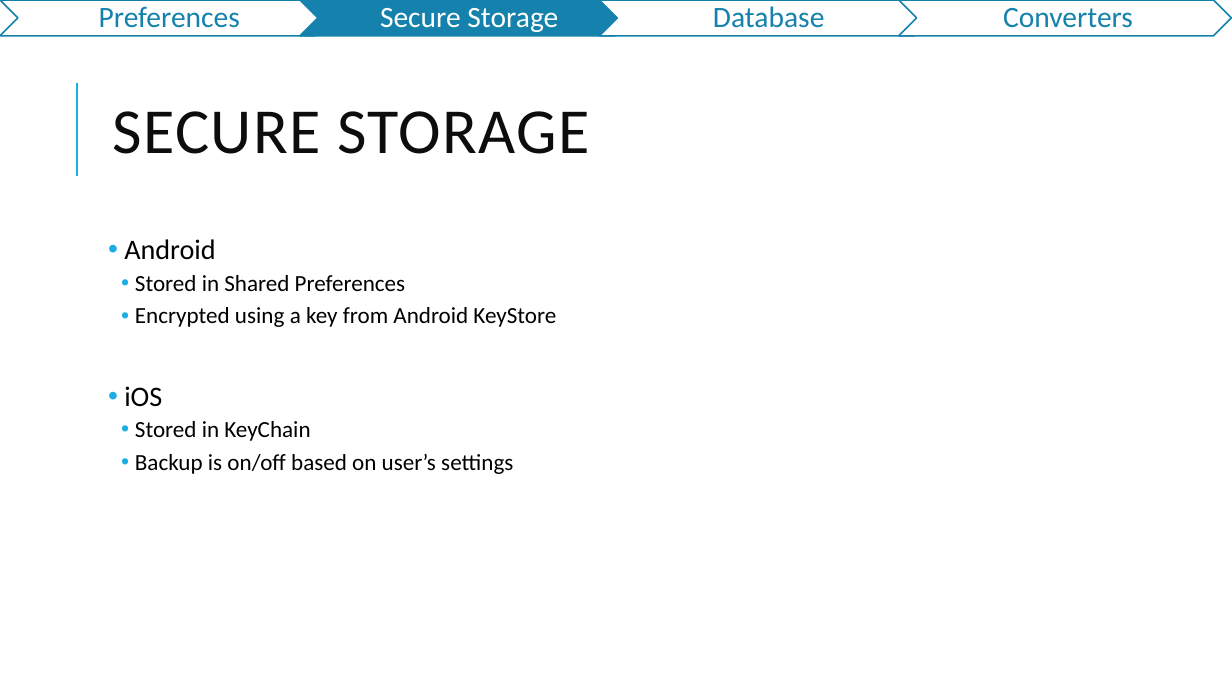
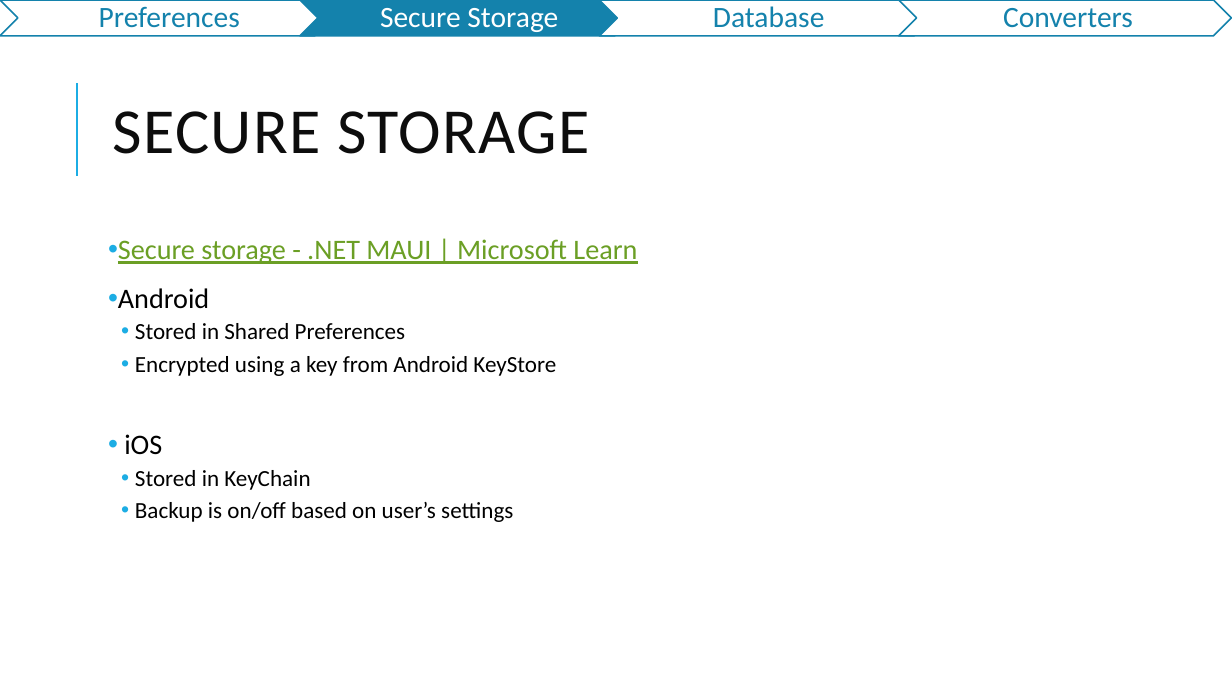
Before and after one commit to jasho/pv239-maui, a slide deck: slide 8 of 05_Storage/PV239-MAUI-05_Storage.pptx. Drawn at 1232x693 pixels with LibreOffice and Linux fonts; fonts in the diff are those of the drawing. Boxes give left, top, right and bottom in pixels: in the first picture for what was removed or moved away, otherwise in the second. Text is boxed around its words. In the diff, an @@ line names an element or a change of style, - is before the commit and + after.

Commit message:
Links to storage implementations

```diff
--- a/05_Storage/PV239-MAUI-05_Storage.pptx
+++ b/05_Storage/PV239-MAUI-05_Storage.pptx
@@ text at (118,239,637,264): paragraph added @@
+• Secure storage - .NET MAUI | Microsoft Learn
```
Also in this commit, not shown: 1 other slide changed.
